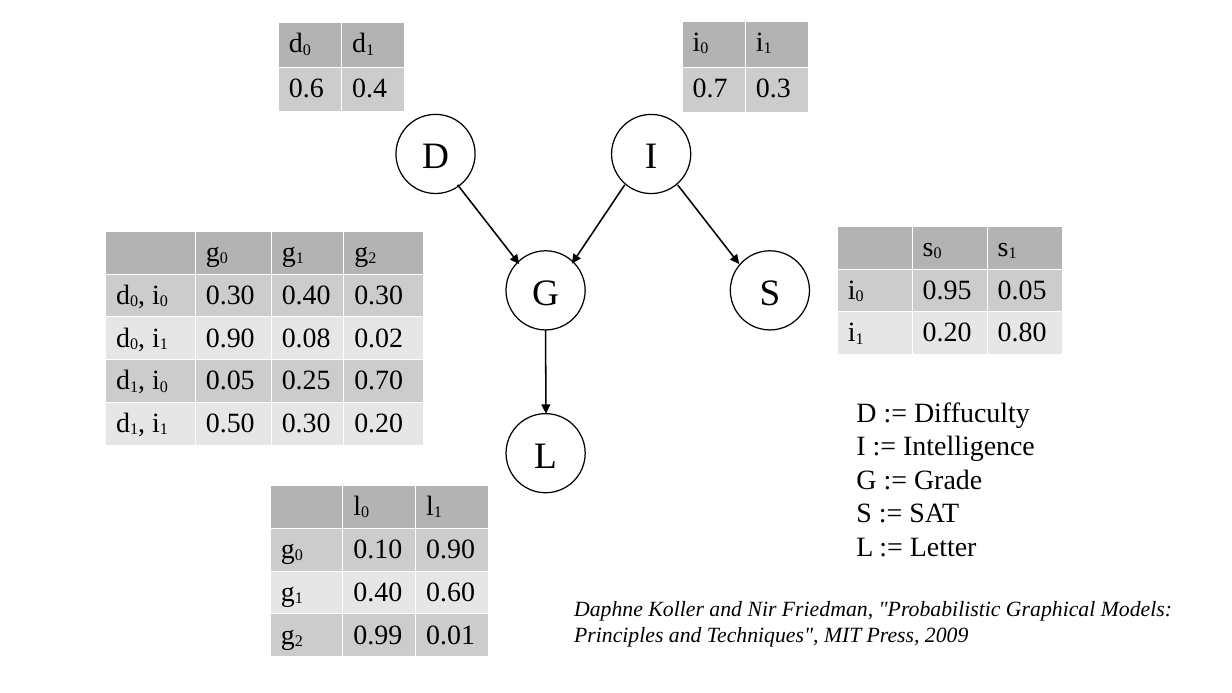
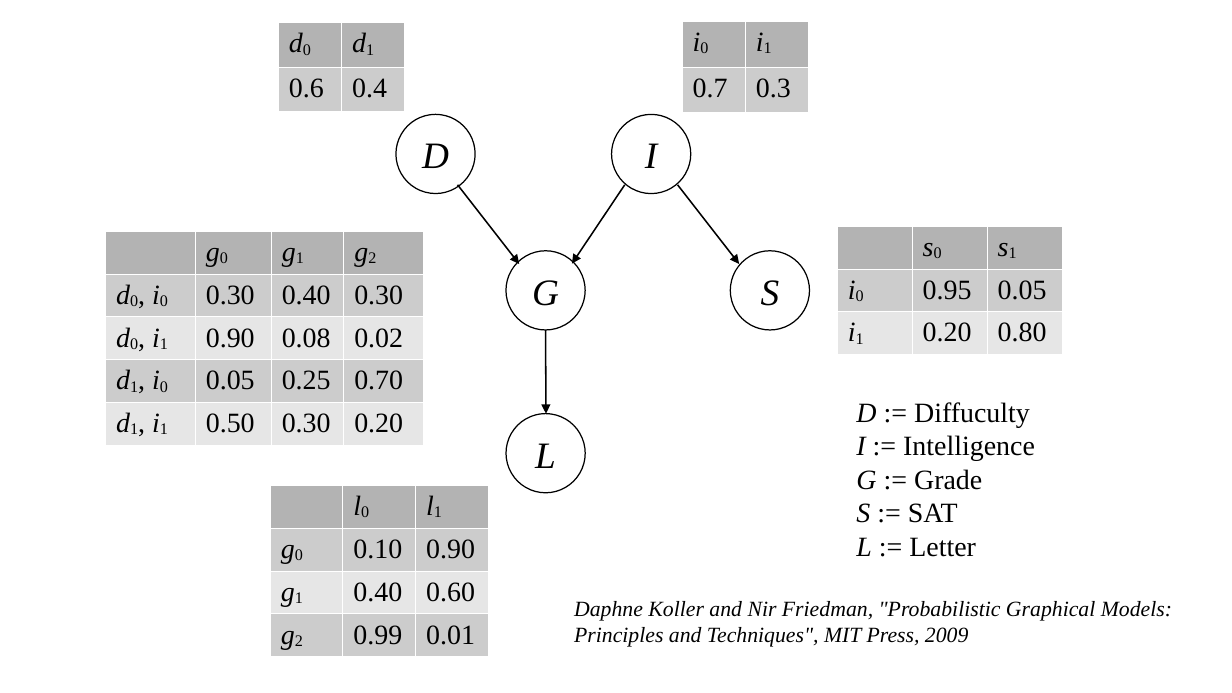
Before and after one commit to ax-va/Project-BayesianPy, a slide deck: slide 1 of models/factor_graphs/student.odp. Drawn at 1232x693 pixels with LibreOffice and Linux fonts; fonts in the diff are those of the drawing. Boxes give left, top, right and bottom in pixels: in the first picture for what was removed or moved away, otherwise in the second. Text is boxed around its words. In the diff, an @@ line names an element or a change of style, - is before the commit and + after.

```diff
--- a/models/factor_graphs/student.odp
+++ b/models/factor_graphs/student.odp
@@ table at box(278, 22, 406, 112) @@
@@ italic on in "d0", "d1" @@
@@ table at box(682, 21, 809, 112) @@
@@ italic on in "i0", "i1" @@
@@ table at box(105, 231, 423, 445) @@
@@ italic on in "g0", "g1", "g2", "d0, i0" and 3 more places @@
@@ table at box(837, 226, 1062, 354) @@
@@ italic on in "s0", "s1", "i0", "i1" @@
@@ italic on in 5 elements at box(396, 114, 475, 193), box(612, 114, 691, 193), box(506, 250, 586, 330), box(506, 414, 586, 493), box(731, 250, 811, 330) @@
@@ text "D := Diffuculty" at box(856, 402, 1035, 557): italic on in "D", "I", "G", "S" and 1 more places @@
@@ table at box(269, 485, 487, 656) @@
@@ italic on in "l0", "l1", "g0", "g1" and 1 more places @@
```
Also in this commit, not shown: 1 other slide changed, 1 other file.
